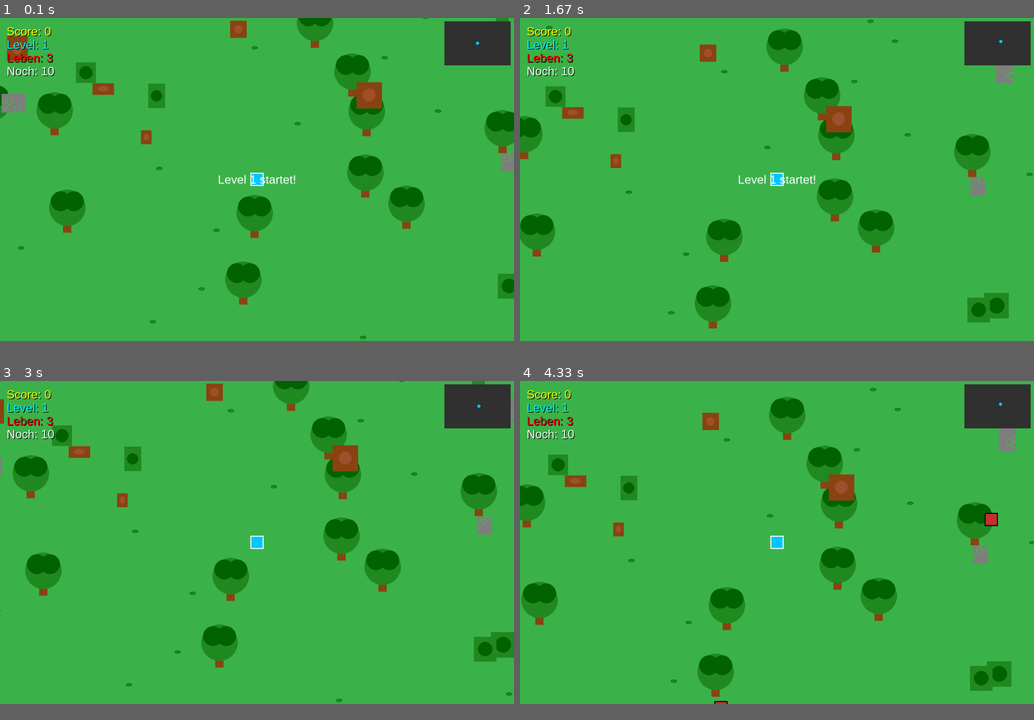
Above: before the commit, frames 1-4 (two rows, left to right).
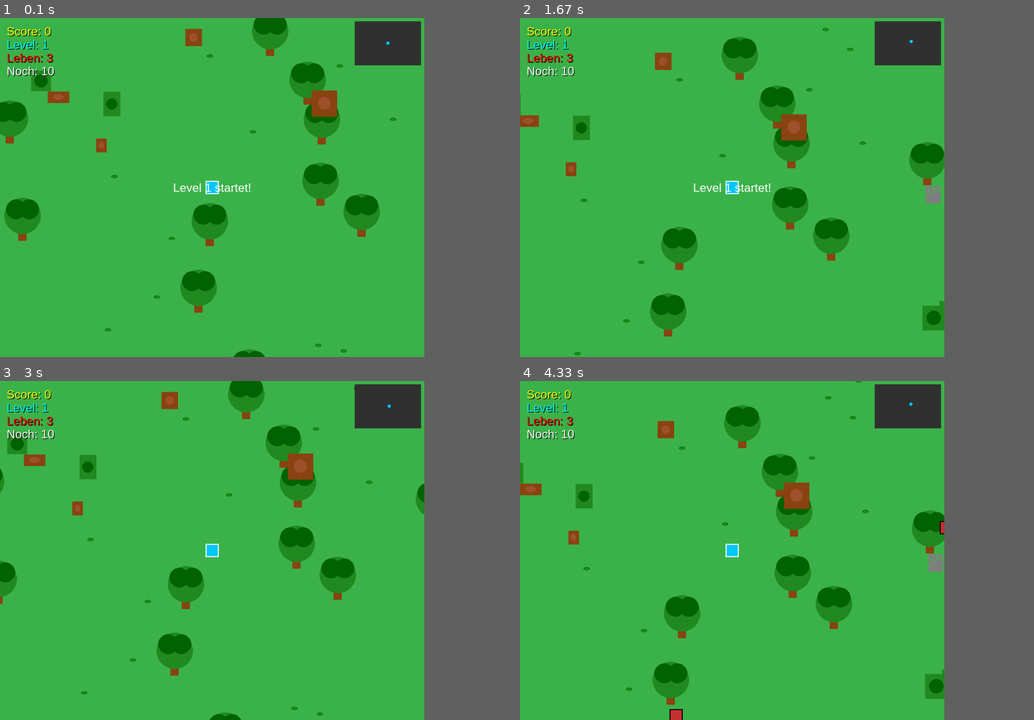
Above: after the commit, the same moments.

Repository: xXN1CG4M3RXx/TD-Pygame
Game: pygame game, started from td_game.py
Same seed, same stepped clock (60 frames per second), same inputs: the game is played once before the commit and once after it.
Inputs (mouse positions are in pixels of both pictures, inside the frame that each line leads up to):
- Up to frame 1 (0.1 s): no input
- Up to frame 2 (1.67 s): click "Level: 1" at 0.38 s; hold D 0.67-1.13 s; move the mouse to (715, 204) at 0.7 s; hold W 1.17-1.47 s; hold D from 1.5 s (still down)
- Up to frame 3 (3 s): release D at 1.97 s; hold A 2-2.53 s; hold S 2.57-2.87 s; hold A from 2.9 s (still down)
- Up to frame 4 (4.33 s): release A at 3.3 s; hold W 3.33-3.7 s; hold D from 3.73 s (still down)
In our replay, the window is 900x566 before the commit and 743x594 after it. These sizes can differ from the game's own. Grey fills any space a smaller window leaves; there, only what the larger window draws over its background counts as a difference.

The runs differ from the first frame. In frame 1, 18% of the frame differs, in the area x 0-100%, y 0-100%; in frame 2, 18%; in frame 3, 18%; in frame 4, 18%.

Commit message:
optimised resolution

Diff:
--- a/td_game.py
+++ b/td_game.py
@@ -4,7 +4,7 @@
 import math
 
 # --- Konstanten ---
-WIDTH, HEIGHT = 1550, 975  # Fenstergröße
+WIDTH, HEIGHT = 1280, 1024  # Fenstergröße
 MAP_WIDTH, MAP_HEIGHT = 3000, 2000  # Große Map
 NUM_OBSTACLES = 30
 MAP_WIDTH, MAP_HEIGHT = 3000, 2000  # Große Map
